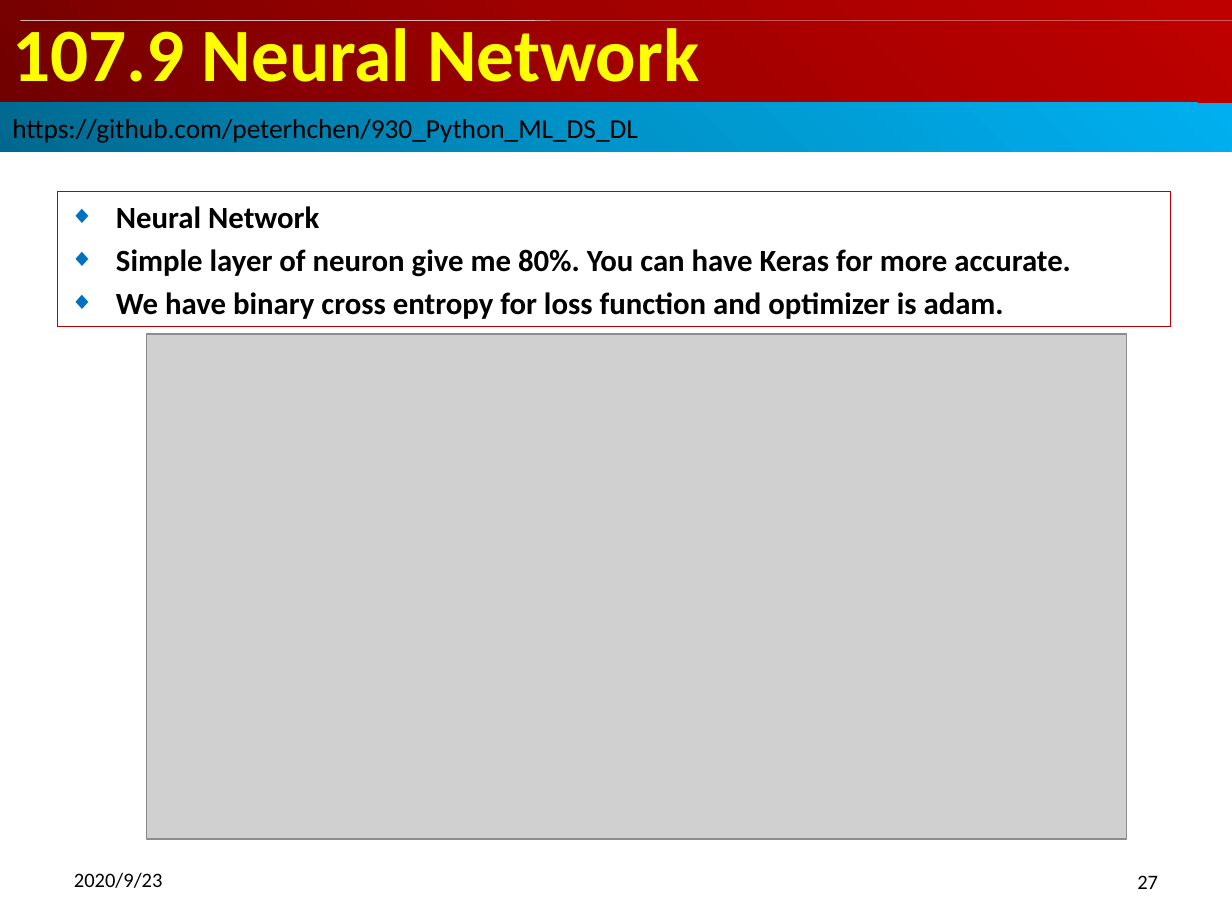
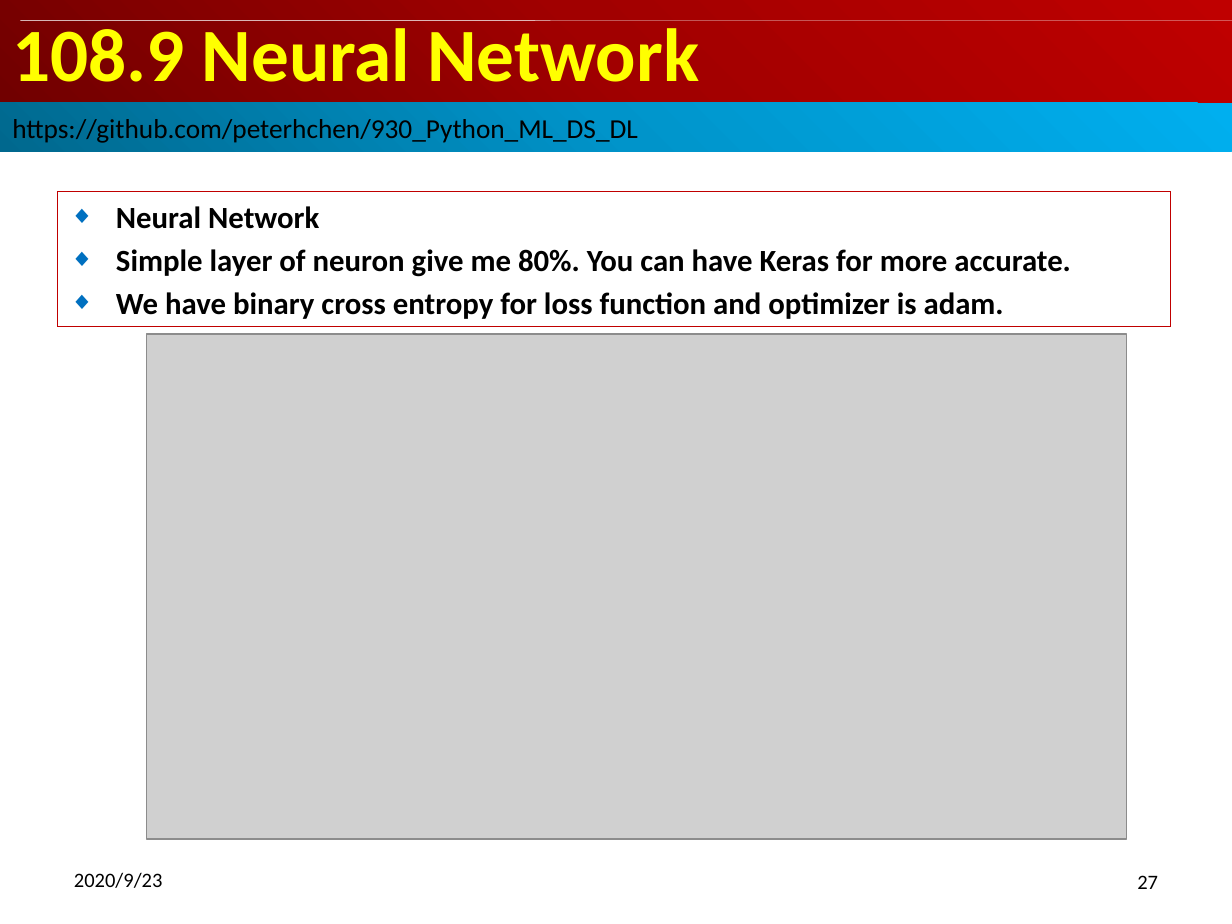
Before and after one commit to peterhchen/900_Python_ML_DS_DL, a slide deck: slide 27 of 108_FinalProjReview.pptx. Drawn at 1232x924 pixels with LibreOffice and Linux fonts; fonts in the diff are those of the drawing; grey boxes stand for pictures. Boxes give left, top, right and bottom in pixels: in the first picture for what was removed or moved away, otherwise in the second. Text is boxed around its words. In the diff, an @@ line names an element or a change of style, - is before the commit and + after.

```diff
--- a/108_FinalProjReview.pptx
+++ b/108_FinalProjReview.pptx
@@ title at <box>12,20,699,82</box>: text changed @@
-107.9 Neural Network
+108.9 Neural Network
```
Also in this commit, not shown: 28 other slides changed.
